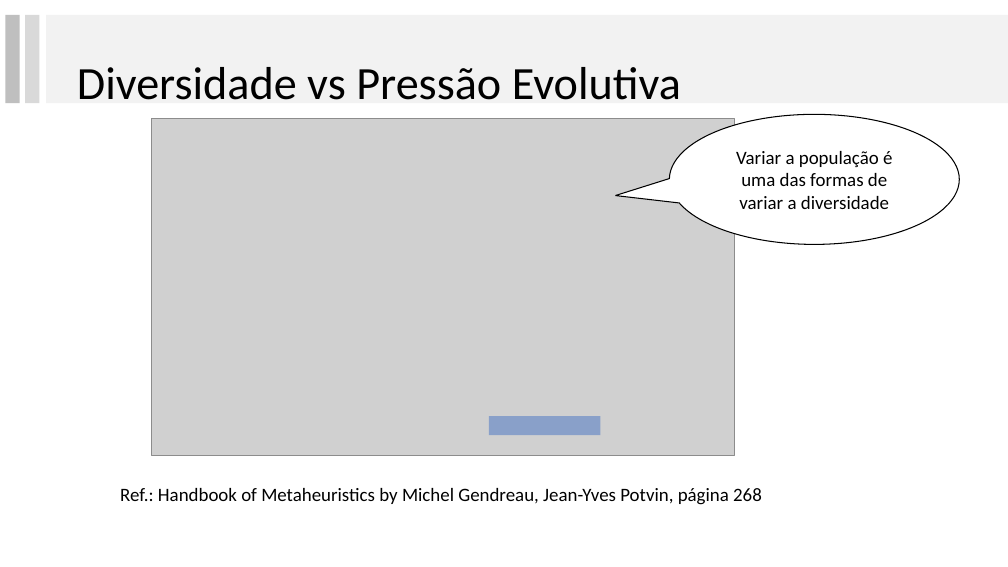
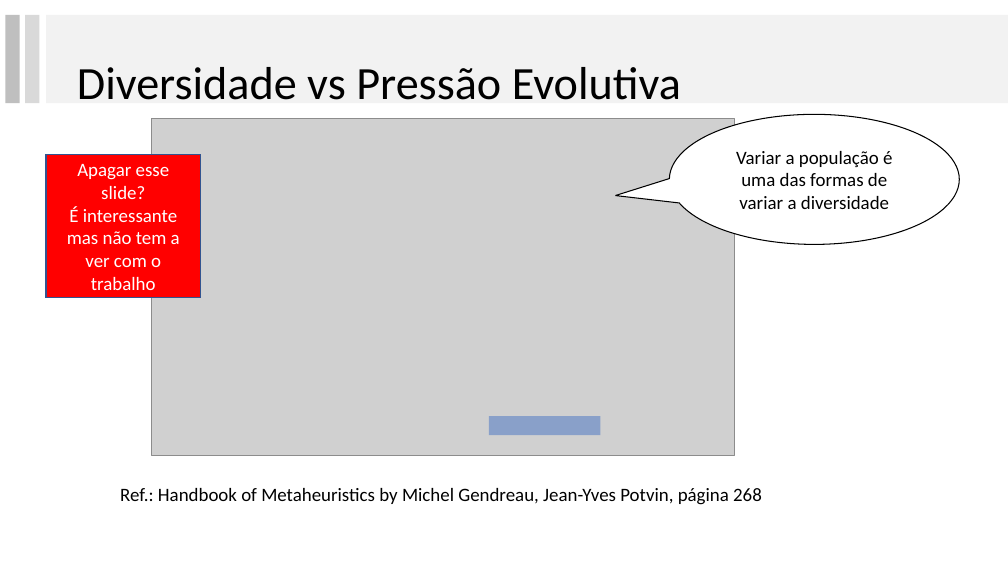
Before and after one commit to lpbiasoto/metaheuristicas, a slide deck: slide 9 of Apresentacao 3/ApresentacaoGA.pptx. Drawn at 1008x567 pixels with LibreOffice and Linux fonts; fonts in the diff are those of the drawing; grey boxes stand for pictures. Boxes give left, top, right and bottom in pixels: in the first picture for what was removed or moved away, otherwise in the second. Text is boxed around its words. In the diff, an @@ line names an element or a change of style, - is before the commit and + after.

Commit message:
Apresentação

```diff
--- a/Apresentacao 3/ApresentacaoGA.pptx
+++ b/Apresentacao 3/ApresentacaoGA.pptx
@@ rectangle added at [46, 154, 200, 298], fill #FF0000, outline #325491 1 pt, 18 pt, text #FFFFFF @@
+Apagar esse slide?
+É interessante mas não tem a ver com o trabalho
```
Also in this commit, not shown: 3 other slides changed, 11 slides added, 4 slides removed, 1 other file.
